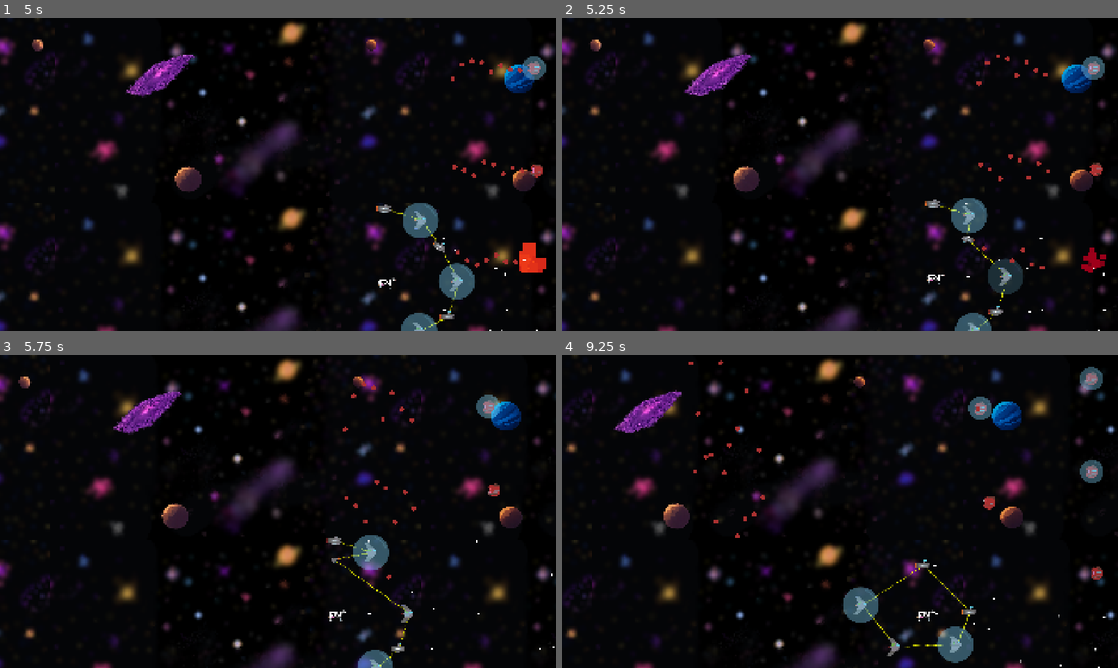
Above: before the commit, frames 1-4 (two rows, left to right).
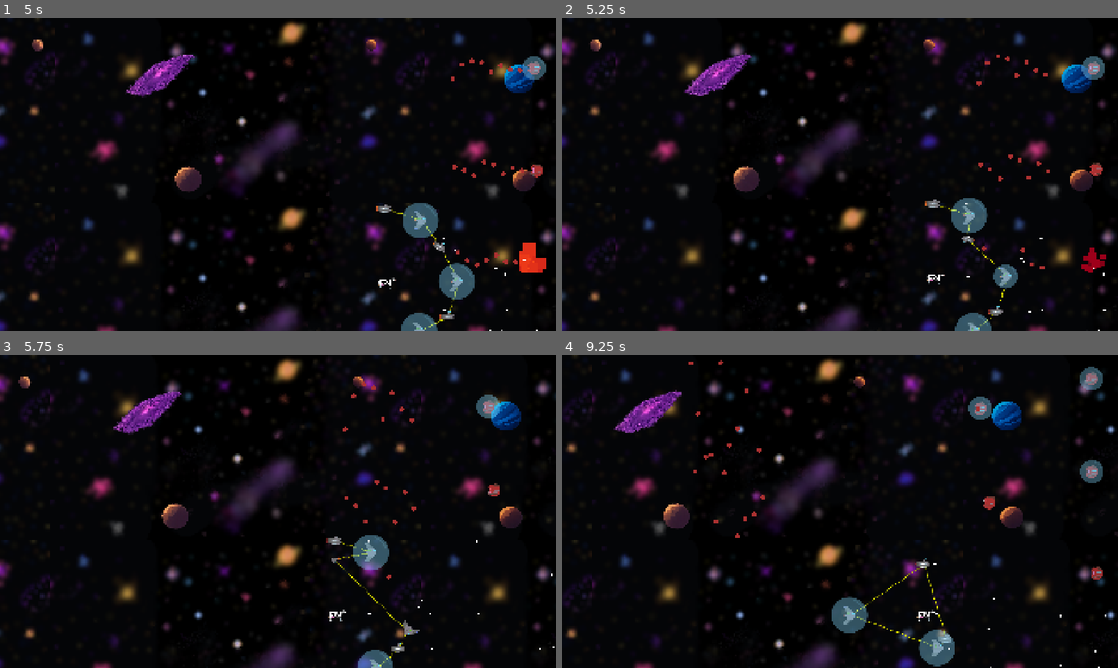
Above: after the commit, the same moments.

Repository: tfmertz/gamedevtv-jam-2026
Game: Godot game, scene res://scene/main.tscn
The game is run twice, just before and just after one commit, with the same random seed, the same clock (stepped at 60 frames per second) and the same inputs.
Inputs:
- Up to frame 1 (5 s): click "START" at 0.5 s; click "START" at 1.25 s; tap Enter at 2 s; hold D (move_right) 2.03-2.78 s; tap F (cycle_formation) at 2.1 s; hold S (move_down) 2.78-3.53 s; tap R (cycle_spacing) at 2.85 s; hold D (move_right) 3.53-4.28 s; tap G (sort_ships) at 3.6 s; hold W (move_up) from 4.28 s (still down); tap 3 at 4.35 s
- Up to frame 2 (5.25 s): release W (move_up) at 5.03 s; hold A (move_left) from 5.03 s (still down); tap 4 at 5.1 s
- Up to frame 3 (5.75 s): keep holding A (move_left)
- Up to frame 4 (9.25 s): tap one key every 0.75 s from 5.85 s: 5 6 F (cycle_formation) R (cycle_spacing) G (sort_ships); release A (move_left) at 6.53 s; hold S (move_down) 6.53-7.28 s; hold D (move_right) 7.28-8.03 s; hold W (move_up) 8.03-8.78 s; hold D (move_right) from 8.78 s (still down)

Frame 1 is identical in both runs. In frame 2, 0.5% of the frame differs, in the area x 76-84%, y 76-89%; in frame 3, 0.3%; in frame 4, 2.0%, in the area x 48-98%, y 64-100%.

Commit message:
fix shield collision shapes, lowering guaranteed scrap spawn threshold from 6 to 3

Diff:
--- a/scene/autoload/game_manager.gd
+++ b/scene/autoload/game_manager.gd
@@ -95,7 +95,7 @@
 
 func scrap_chance_calculator(fleet_size: int) -> float:
 	var chance = 0.56
-	if fleet_size < 7:
+	if fleet_size < 4:
 		chance = 1
 	else:
 		chance -= fleet_size * 0.02
--- a/scene/shield.tscn
+++ b/scene/shield.tscn
@@ -5,6 +5,9 @@
 
 [sub_resource type="CircleShape2D" id="CircleShape2D_ka421"]
 radius = 61.0
+
+[sub_resource type="CircleShape2D" id="CircleShape2D_wm7db"]
+radius = 46.09772
 
 [node name="Shield" type="Area2D" unique_id=779096602 groups=["shield"]]
 collision_layer = 0
@@ -21,4 +24,7 @@
 self_modulate = Color(0.52, 0.85599995, 1, 0.77254903)
 texture = ExtResource("1_0p0gr")
 
+[node name="EnemyCollisionShape2D" type="CollisionShape2D" parent="." unique_id=2118630578]
+shape = SubResource("CircleShape2D_wm7db")
+
 [connection signal="area_entered" from="." to="." method="_on_area_entered"]
--- a/src/shield.gd
+++ b/src/shield.gd
@@ -29,11 +29,15 @@
 	if is_enemy:
 		set_collision_layer_value(2, true)
 		initial_scale = Vector2(0.65, 0.65)
-		collision_shape_2d.shape.radius = 40
+		enemy_collision_shape_2d.shape.radius = 40
+		enemy_collision_shape_2d.disabled = false
+		collision_shape_2d.disabled = true
 	else:
 		set_collision_layer_value(1, true)
 		initial_scale = Vector2.ONE
 		collision_shape_2d.shape.radius = 61
+		collision_shape_2d.disabled = false
+		enemy_collision_shape_2d.disabled = true
 
 	# set health
 	health = new_health
@@ -41,13 +45,13 @@
 	sprite_2d.scale = Vector2.ZERO
 	sprite_2d.visible = true
 	scale_shield(initial_scale, 0.45)
-	collision_shape_2d.disabled = false
 
 func take_damage(damage: int, source: Area2D) -> void:
 	health -= damage
 	if health <= 0:
 		# disable our protection
 		collision_shape_2d.set_deferred("disabled", true)
+		enemy_collision_shape_2d.set_deferred("disabled", true)
 		scale_shield(Vector2.ZERO, 0.2)
 	else:
 		flash()
